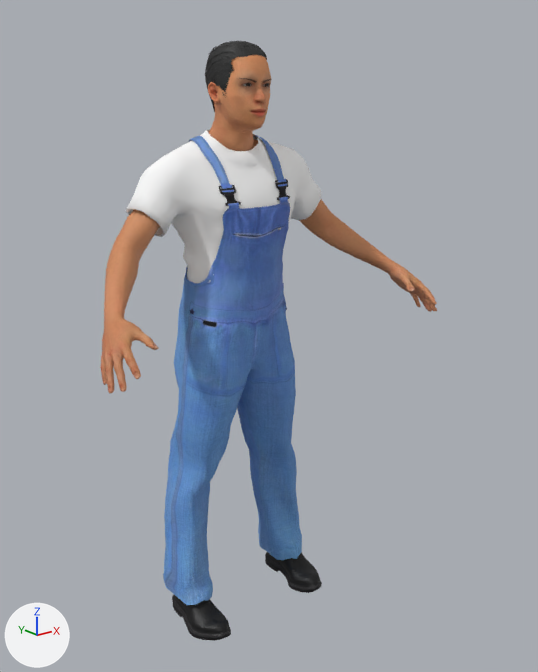
An edit to the glTF model olumi/app/3d/tec-h.glb, drawn before and after from the same camera.
Both versions are drawn from a camera (50 mm lens) standing at (-1.283, -1.794, 1.565) and looking at (0.037, -0.145, 0.906). Every picture has the same lights, and +X, +Y and +Z are marked at lower left. The first picture is the older version. Vertices at exactly the same position are counted once.

Objects in the first picture: 'Human', 'Human.male_worksuit01', 'Human.shoes03', 'Human.short04'.
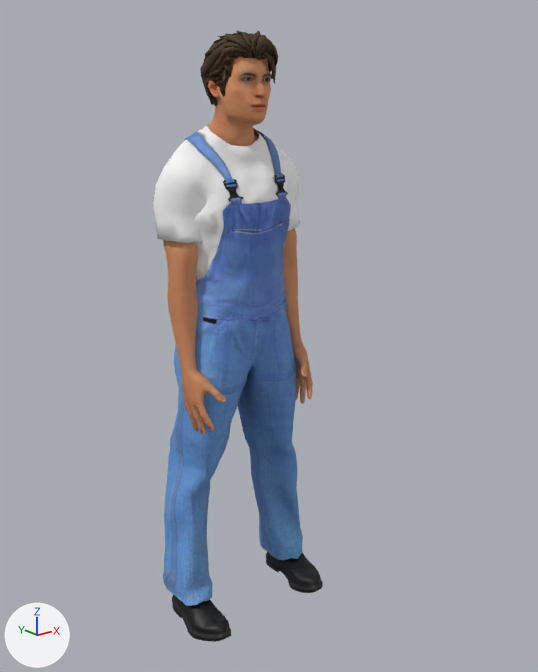
Diff of the bpy script that builds the scene:
```diff
--- a/olumi/app/3d/tec-h.glb.py
+++ b/olumi/app/3d/tec-h.glb.py
@@ img_hair_05 @@
+img_hair_05 = load_image('hair_05', '_unpacked/hair_05', 1024, 1024, 'sRGB')
@@ mat_human_culturalibre_hair_05 @@
+mat_human_culturalibre_hair_05 = principled_material('Human.culturalibre_hair_05')
+mat_human_culturalibre_hair_05.texture = img_hair_05
+mat_human_culturalibre_hair_05.roughness = 0.7
@@ me_base @@
 # used by ob_human; location = (0.0, 0.0, 0.0)
-me_base.from_pydata(...)  # 5200 vertices, 10310 faces; spans x -0.569..0.569, y -0.371..0.047, z 0.926..1.721
+me_base.from_pydata(...)  # 4914 vertices, 9619 faces; spans x -0.232..0.228, y -0.186..0.043, z 0.646..1.706
+# me_base part 1: a new loose piece of 1247 vertices spanning x -0.232..-0.122, y -0.184..0.043, z 0.646..1.268, in mat_human_body (picture img_young_lightskinned_male_diffuse_bronze)
+# me_base part 2: a new loose piece of 1229 vertices spanning x 0.119..0.228, y -0.186..0.043, z 0.649..1.269, in mat_human_body (picture img_young_lightskinned_male_diffuse_bronze)
+# me_base part 3: the loose piece of 1288 vertices spanning x 0.218..0.569, y -0.371..0.043, z 0.926..1.334 is deleted
+# me_base part 4: the loose piece of 1286 vertices spanning x -0.569..-0.218, y -0.371..0.043, z 0.926..1.334 is deleted
+# me_base part 5: 7 vertices moved within x -0.035..0.071, y -0.153..-0.056, z 1.542..1.619; 2611 vertices removed from x -0.105..0.105, y -0.171..0.047, z 1.405..1.721; 2423 vertices added at x -0.117..0.116, y -0.174..0.033, z 1.418..1.706
 me_base.materials.append(mat_human_body)
@@ me_male_worksuit01 @@
 # used by ob_human_male_worksuit01; location = (0.0, 0.0, 0.0)
-me_male_worksuit01.from_pydata(...)  # 1924 vertices, 3437 faces; spans x -0.329..0.327, y -0.163..0.106, z 0.039..1.494
+me_male_worksuit01.from_pydata(...)  # 1877 vertices, 3350 faces; spans x -0.254..0.261, y -0.165..0.105, z 0.039..1.508
+# me_male_worksuit01 part 6: the loose piece of 1220 vertices spanning x -0.252..0.259, y -0.163..0.106, z 0.039..1.478 is rebuilt with 1171 vertices and now spans x -0.254..0.261, y -0.165..0.105, z 0.039..1.49
+# me_male_worksuit01 part 7: 1 vertex moved within x -0.114, y 0.083, z 1.228; 665 vertices removed from x -0.329..0.327, y -0.156..0.102, z 1.021..1.494; 663 vertices added at x -0.24..0.239, y -0.159..0.101, z 0.959..1.508
+# other edits to the shape of me_male_worksuit01 do not show in these pictures
 me_male_worksuit01.materials.append(mat_human_male_worksuit01)
@@ me_hair_05 @@
+me_hair_05.from_pydata(...)  # 1316 vertices, 2373 faces; spans x -0.093..0.101, y -0.177..0.056, z 1.552..1.749
+me_hair_05.materials.append(mat_human_culturalibre_hair_05)  # picture img_hair_05
@@ ob_human_short04 @@
-ob_human_short04 = bpy.data.objects.new('Human.short04', me_short04)
-ob_human_short04.location = (0.0, 0.0, 0.0)
@@ ob_human_culturalibre_hair_05 @@
+ob_human_culturalibre_hair_05 = bpy.data.objects.new('Human.culturalibre_hair_05', me_hair_05)
+ob_human_culturalibre_hair_05.location = (0.0, 0.0, 0.0)
```

What differs and where, as boxes (x1, y1, x2, y2) in the pictures (538 x 672 px; the box of a moved part takes in the faces that stretch with it):
'Human.male_worksuit01', reshaped (23% narrower): before (126, 130, 321, 605); after (153, 124, 303, 606)
'Human', reshaped (55% narrower, 12% taller): before (100, 55, 437, 393); after (163, 56, 313, 435)
'Human.culturalibre_hair_05', added (brown): after (200, 31, 278, 106)
'Human.short04', deleted: before (205, 41, 267, 112)
part 1 of me_base, added (brown): after (163, 240, 226, 435)
part 2 of me_base, added (brown): after (283, 228, 313, 403)
part 3 of me_base, deleted (brown): before (299, 199, 437, 312)
part 4 of me_base, deleted (orange): before (100, 210, 160, 393)
part 5 of me_base, moved or reshaped: before (208, 55, 271, 151); after (208, 56, 272, 146)
part 6 of me_male_worksuit01, rebuilt: before (163, 135, 302, 605); after (163, 130, 303, 606)
part 7 of me_male_worksuit01, moved or reshaped: before (126, 130, 321, 287); after (153, 124, 300, 306)
